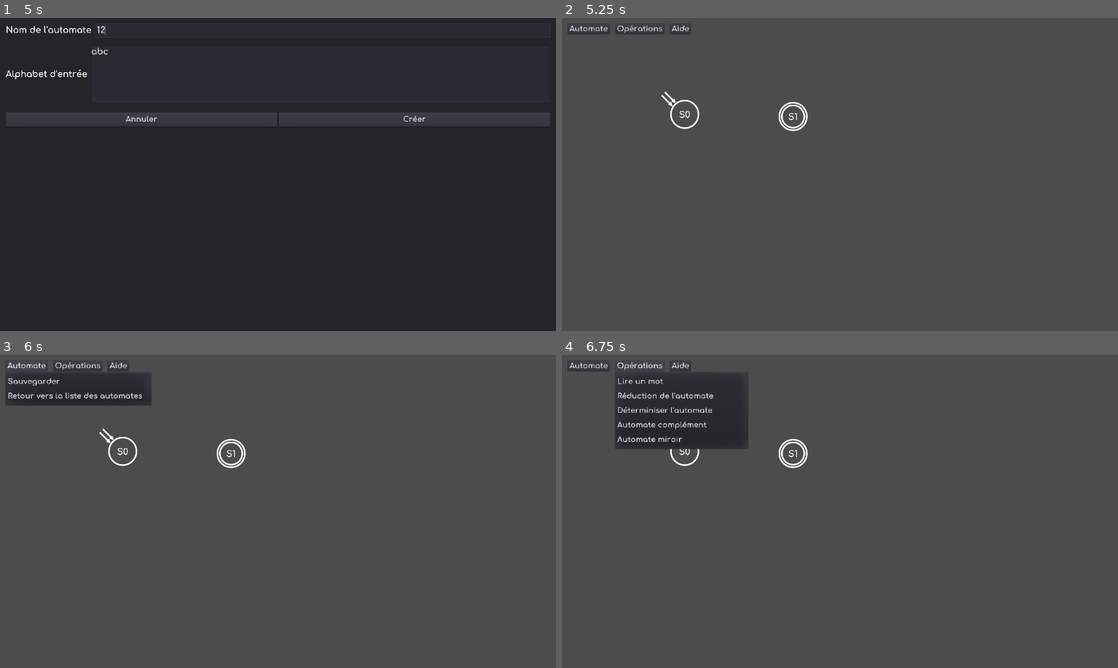
Above: before the commit, frames 1-4 (two rows, left to right).
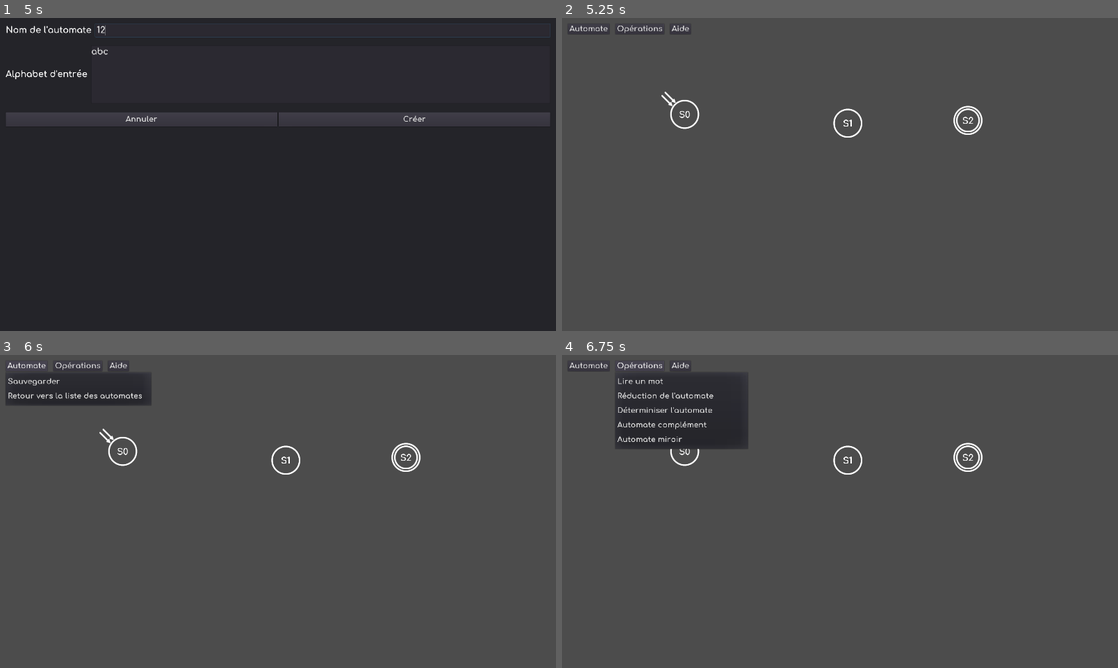
Above: after the commit, the same moments.

Repository: RedaMorsli/Automates
Game: Godot game, scene res://src/activities/MainMenu.tscn
Same seed, same stepped clock (60 frames per second), same inputs: the game is played once before the commit and once after it.
Inputs (mouse positions are in pixels of both pictures, inside the frame that each line leads up to):
- Up to frame 1 (5 s): click "Editer" at 0.5 s; click (544, 33) at 1.25 s; click (322, 30) at 2.02 s; type "12" at 2.1 s; click "Nom de l'automate'" at 2.75 s; click "Annuler" at 3.5 s; click (544, 33) at 4.25 s
- Up to frame 2 (5.25 s): click "Créer" at 5 s
- Up to frame 3 (6 s): click "Automate" at 5.75 s
- Up to frame 4 (6.75 s): click "Opérations" at 6.5 s

Frame 1 is identical in both runs. In frame 2, 0.5% of the frame differs, in the area x 39-76%, y 26-39%; in frame 3, 0.5%; in frame 4, 0.5%.

Commit message:
Adding instruction working

Diff:
--- a/project.godot
+++ b/project.godot
@@ -22,6 +22,7 @@
 [autoload]
 
 App="*res://src/activities/App.tscn"
+EditVars="*res://src/activities/EditVars.gd"
 
 [display]
 
--- a/src/activities/EditAutomate.gd
+++ b/src/activities/EditAutomate.gd
@@ -1,9 +1,12 @@
 extends Node2D
 
 var Etat = preload("res://src/entities/Etat.tscn")
+var Instruction = preload("res://src/entities/Instruction.tscn")
 
 var etat_popup_opened = false
 var last_right_click_position
+
+var last_etat_right_clicked
 
 # Called when the node enters the scene tree for the first time.
 func _ready():
@@ -12,14 +15,15 @@
 func _process(delta):
 	if Input.is_action_just_pressed("ui_right_mouse") and (not etat_popup_opened):
 		last_right_click_position = get_global_mouse_position()
-		$EditCamera/PopupMenuVoid.rect_position = get_global_mouse_position()
-		$EditCamera/PopupMenuVoid.popup()
+		$Popups/PopupMenuVoid.rect_position = get_global_mouse_position()
+		$Popups/PopupMenuVoid.popup()
 
 
-func _on_Etat_right_click_etat():
+func _on_Etat_right_click_etat(etat):
 	etat_popup_opened = true
-	$EditCamera/PopupMenuEtat.rect_position = get_global_mouse_position()
-	$EditCamera/PopupMenuEtat.popup()
+	last_etat_right_clicked = etat
+	$Popups/PopupMenuEtat.rect_position = get_global_mouse_position()
+	$Popups/PopupMenuEtat.popup()
 
 
 func _on_PopupMenuEtat_popup_hide():
@@ -29,13 +33,41 @@
 func _on_PopupMenuVoid_id_pressed(id):
 	match id:
 		0:#New état
-			$EditCamera/NewEtatDialog.popup_centered_ratio(0.2)
+			$Popups/NewEtatDialog.popup_centered_ratio(0.2)
+		1:#New instruction
+			$Popups/NewLinkDialog/VBoxContainer/HBoxContainer2/EtatDebut.clear()
+			$Popups/NewLinkDialog/VBoxContainer/HBoxContainer3/EtatFin.clear()
+			for etat in $Etats.get_children():
+				$Popups/NewLinkDialog/VBoxContainer/HBoxContainer2/EtatDebut.add_item(etat.nom)
+				$Popups/NewLinkDialog/VBoxContainer/HBoxContainer3/EtatFin.add_item(etat.nom)
+			$Popups/NewLinkDialog.popup_centered_ratio(0.4)
 
 
 func _on_NewEtatDialog_confirmed():
 	var new_etat = Etat.instance()
-	new_etat.nom = $EditCamera/NewEtatDialog/VBoxContainer/HBoxContainer/NewName.text
-	new_etat.initial = $EditCamera/NewEtatDialog/VBoxContainer/HBoxContainer2/CheckInitial.pressed
-	new_etat.final = $EditCamera/NewEtatDialog/VBoxContainer/HBoxContainer2/CheckFinal.pressed
+	new_etat.nom = $Popups/NewEtatDialog/VBoxContainer/HBoxContainer/NewName.text
+	new_etat.initial = $Popups/NewEtatDialog/VBoxContainer/HBoxContainer2/CheckInitial.pressed
+	new_etat.final = $Popups/NewEtatDialog/VBoxContainer/HBoxContainer2/CheckFinal.pressed
 	new_etat.position = last_right_click_position
+	new_etat.connect("right_click_etat", self, "_on_Etat_right_click_etat")
 	$Etats.add_child(new_etat)
+
+
+func _on_PopupMenuEtat_id_pressed(id):
+	match id:
+		0:#ajouter instruction
+			#var new_instruciton = Instruction.instance()
+			#EditVars.editing_link = new_instruciton
+			#new_instruciton.etat_debut = last_etat_right_clicked
+			#$Instructions.add_child(new_instruciton)
+			#EditVars.linking = true
+			pass
+
+
+func _on_NewLinkDialog_confirmed():
+	var new_instruction = Instruction.instance()
+	var debut = $Popups/NewLinkDialog/VBoxContainer/HBoxContainer2/EtatDebut.selected
+	var fin = $Popups/NewLinkDialog/VBoxContainer/HBoxContainer3/EtatFin.selected
+	new_instruction.etat_debut = $Etats.get_child(debut)
+	new_instruction.etat_fin = $Etats.get_child(fin)
+	$Instructions.add_child(new_instruction)
--- a/src/activities/EditAutomate.tscn
+++ b/src/activities/EditAutomate.tscn
@@ -17,22 +17,26 @@
 [node name="Visual" type="Node2D" parent="."]
 script = ExtResource( 4 )
 
+[node name="Instructions" type="Node2D" parent="Visual"]
+
 [node name="Etats" type="Node2D" parent="Visual"]
 
 [node name="Etat" parent="Visual/Etats" instance=ExtResource( 1 )]
 position = Vector2( 423.731, 332.38 )
+nom = "S0"
 initial = true
 
 [node name="Etat2" parent="Visual/Etats" instance=ExtResource( 1 )]
-position = Vector2( 798.038, 339.842 )
+position = Vector2( 986.996, 363.218 )
 nom = "S1"
+
+[node name="Etat3" parent="Visual/Etats" instance=ExtResource( 1 )]
+position = Vector2( 1401.92, 353.478 )
+nom = "S2"
 final = true
-
-[node name="Instructions" type="Node2D" parent="Visual"]
 
 [node name="EditCamera" type="Camera2D" parent="Visual"]
 position = Vector2( 960, 540 )
-current = true
 limit_left = -1280
 limit_top = -720
 limit_right = 2560
@@ -40,38 +44,42 @@
 script = ExtResource( 3 )
 is_camera_control_enabeled = false
 
-[node name="PopupMenuEtat" type="PopupMenu" parent="Visual/EditCamera"]
-margin_left = -640.0
-margin_top = -360.0
-margin_right = -290.0
-margin_bottom = -259.0
-custom_fonts/font = ExtResource( 5 )
-custom_constants/vseparation = 20
-custom_constants/hseparation = 20
-items = [ "Nouvelle Instruction", ExtResource( 9 ), 0, false, false, 0, 0, null, "", false, "Editer", ExtResource( 8 ), 0, false, false, 1, 0, null, "", false, "Supprimer", ExtResource( 2 ), 0, false, false, 2, 0, null, "", false ]
-__meta__ = {
-"_edit_use_anchors_": false
-}
-
-[node name="PopupMenuVoid" type="PopupMenu" parent="Visual/EditCamera"]
-margin_left = -640.0
-margin_top = -360.0
-margin_right = -384.0
-margin_bottom = -310.0
-custom_fonts/font = ExtResource( 5 )
-custom_constants/vseparation = 20
-custom_constants/hseparation = 20
-items = [ "Nouveau état", ExtResource( 7 ), 0, false, false, 0, 0, null, "", false ]
-
-[node name="NewEtatDialog" type="ConfirmationDialog" parent="Visual/EditCamera"]
-margin_right = 200.0
-margin_bottom = 96.0
+[node name="Popups" type="Node" parent="Visual"]
+
+[node name="PopupMenuEtat" type="PopupMenu" parent="Visual/Popups"]
+margin_left = 320.0
+margin_top = 180.0
+margin_right = 670.0
+margin_bottom = 280.0
+custom_fonts/font = ExtResource( 5 )
+custom_constants/vseparation = 20
+custom_constants/hseparation = 20
+items = [ "Editer", ExtResource( 8 ), 0, false, false, 0, 0, null, "", false, "Supprimer", ExtResource( 2 ), 0, false, false, 1, 0, null, "", false ]
+__meta__ = {
+"_edit_use_anchors_": false
+}
+
+[node name="PopupMenuVoid" type="PopupMenu" parent="Visual/Popups"]
+margin_left = 320.0
+margin_top = 180.0
+margin_right = 576.0
+margin_bottom = 230.0
+custom_fonts/font = ExtResource( 5 )
+custom_constants/vseparation = 20
+custom_constants/hseparation = 20
+items = [ "Nouveau état", ExtResource( 7 ), 0, false, false, 0, 0, null, "", false, "Nouvelle instruction", ExtResource( 9 ), 0, false, false, 1, 0, null, "", false ]
+
+[node name="NewEtatDialog" type="ConfirmationDialog" parent="Visual/Popups"]
+margin_left = 960.0
+margin_top = 540.0
+margin_right = 1274.0
+margin_bottom = 666.0
 window_title = "Nouveau Etat"
 __meta__ = {
 "_edit_use_anchors_": false
 }
 
-[node name="VBoxContainer" type="VBoxContainer" parent="Visual/EditCamera/NewEtatDialog"]
+[node name="VBoxContainer" type="VBoxContainer" parent="Visual/Popups/NewEtatDialog"]
 margin_left = 8.0
 margin_top = 8.0
 margin_right = 306.0
@@ -80,20 +88,20 @@
 "_edit_use_anchors_": false
 }
 
-[node name="HBoxContainer" type="HBoxContainer" parent="Visual/EditCamera/NewEtatDialog/VBoxContainer"]
+[node name="HBoxContainer" type="HBoxContainer" parent="Visual/Popups/NewEtatDialog/VBoxContainer"]
 margin_right = 298.0
 margin_bottom = 40.0
 size_flags_horizontal = 3
 size_flags_vertical = 3
 
-[node name="Label" type="Label" parent="Visual/EditCamera/NewEtatDialog/VBoxContainer/HBoxContainer"]
+[node name="Label" type="Label" parent="Visual/Popups/NewEtatDialog/VBoxContainer/HBoxContainer"]
 margin_top = 5.0
 margin_right = 188.0
 margin_bottom = 35.0
 custom_fonts/font = ExtResource( 5 )
 text = "Nom de l'état "
 
-[node name="NewName" type="LineEdit" parent="Visual/EditCamera/NewEtatDialog/VBoxContainer/HBoxContainer"]
+[node name="NewName" type="LineEdit" parent="Visual/Popups/NewEtatDialog/VBoxContainer/HBoxContainer"]
 margin_left = 192.0
 margin_right = 298.0
 margin_bottom = 40.0
@@ -103,7 +111,7 @@
 max_length = 4
 caret_blink = true
 
-[node name="HBoxContainer2" type="HBoxContainer" parent="Visual/EditCamera/NewEtatDialog/VBoxContainer"]
+[node name="HBoxContainer2" type="HBoxContainer" parent="Visual/Popups/NewEtatDialog/VBoxContainer"]
 margin_top = 44.0
 margin_right = 298.0
 margin_bottom = 82.0
@@ -111,7 +119,7 @@
 size_flags_vertical = 3
 alignment = 1
 
-[node name="CheckInitial" type="CheckBox" parent="Visual/EditCamera/NewEtatDialog/VBoxContainer/HBoxContainer2"]
+[node name="CheckInitial" type="CheckBox" parent="Visual/Popups/NewEtatDialog/VBoxContainer/HBoxContainer2"]
 margin_left = 46.0
 margin_right = 152.0
 margin_bottom = 38.0
@@ -119,7 +127,7 @@
 custom_fonts/font = ExtResource( 5 )
 text = "Initial"
 
-[node name="CheckFinal" type="CheckBox" parent="Visual/EditCamera/NewEtatDialog/VBoxContainer/HBoxContainer2"]
+[node name="CheckFinal" type="CheckBox" parent="Visual/Popups/NewEtatDialog/VBoxContainer/HBoxContainer2"]
 margin_left = 156.0
 margin_right = 252.0
 margin_bottom = 38.0
@@ -127,10 +135,102 @@
 custom_fonts/font = ExtResource( 5 )
 text = "Final"
 
+[node name="NewLinkDialog" type="ConfirmationDialog" parent="Visual/Popups"]
+margin_right = 200.0
+margin_bottom = 70.0
+window_title = "Nouvelle instruction"
+__meta__ = {
+"_edit_use_anchors_": false
+}
+
+[node name="VBoxContainer" type="VBoxContainer" parent="Visual/Popups/NewLinkDialog"]
+margin_left = 8.0
+margin_top = 8.0
+margin_right = 251.0
+margin_bottom = 160.0
+custom_constants/separation = 20
+
+[node name="HBoxContainer2" type="HBoxContainer" parent="Visual/Popups/NewLinkDialog/VBoxContainer"]
+margin_right = 259.0
+margin_bottom = 36.0
+
+[node name="Debut" type="Label" parent="Visual/Popups/NewLinkDialog/VBoxContainer/HBoxContainer2"]
+margin_top = 3.0
+margin_right = 152.0
+margin_bottom = 33.0
+size_flags_horizontal = 3
+custom_fonts/font = ExtResource( 5 )
+text = "Etat début "
+__meta__ = {
+"_edit_use_anchors_": false
+}
+
+[node name="EtatDebut" type="OptionButton" parent="Visual/Popups/NewLinkDialog/VBoxContainer/HBoxContainer2"]
+margin_left = 156.0
+margin_right = 259.0
+margin_bottom = 36.0
+size_flags_horizontal = 3
+custom_fonts/font = ExtResource( 5 )
+text = "Etat"
+__meta__ = {
+"_edit_use_anchors_": false
+}
+
+[node name="HBoxContainer4" type="HBoxContainer" parent="Visual/Popups/NewLinkDialog/VBoxContainer"]
+margin_top = 56.0
+margin_right = 259.0
+margin_bottom = 96.0
+
+[node name="MotLus" type="Label" parent="Visual/Popups/NewLinkDialog/VBoxContainer/HBoxContainer4"]
+margin_top = 5.0
+margin_right = 133.0
+margin_bottom = 35.0
+size_flags_horizontal = 3
+custom_fonts/font = ExtResource( 5 )
+text = "Mot à lire"
+__meta__ = {
+"_edit_use_anchors_": false
+}
+
+[node name="EtatDebut" type="LineEdit" parent="Visual/Popups/NewLinkDialog/VBoxContainer/HBoxContainer4"]
+margin_left = 137.0
+margin_right = 259.0
+margin_bottom = 40.0
+size_flags_horizontal = 3
+custom_fonts/font = ExtResource( 5 )
+
+[node name="HBoxContainer3" type="HBoxContainer" parent="Visual/Popups/NewLinkDialog/VBoxContainer"]
+margin_top = 116.0
+margin_right = 259.0
+margin_bottom = 152.0
+
+[node name="Fin" type="Label" parent="Visual/Popups/NewLinkDialog/VBoxContainer/HBoxContainer3"]
+margin_top = 3.0
+margin_right = 127.0
+margin_bottom = 33.0
+size_flags_horizontal = 3
+custom_fonts/font = ExtResource( 5 )
+text = "Etat fin"
+__meta__ = {
+"_edit_use_anchors_": false
+}
+
+[node name="EtatFin" type="OptionButton" parent="Visual/Popups/NewLinkDialog/VBoxContainer/HBoxContainer3"]
+margin_left = 131.0
+margin_right = 259.0
+margin_bottom = 36.0
+size_flags_horizontal = 3
+custom_fonts/font = ExtResource( 5 )
+text = "Etat"
+__meta__ = {
+"_edit_use_anchors_": false
+}
+
 [node name="GUI" type="Control" parent="."]
 anchor_right = 1.0
 script = ExtResource( 10 )
 __meta__ = {
+"_edit_lock_": true,
 "_edit_use_anchors_": false
 }
 
@@ -213,9 +313,12 @@
 }
 [connection signal="right_click_etat" from="Visual/Etats/Etat" to="Visual" method="_on_Etat_right_click_etat"]
 [connection signal="right_click_etat" from="Visual/Etats/Etat2" to="Visual" method="_on_Etat_right_click_etat"]
-[connection signal="popup_hide" from="Visual/EditCamera/PopupMenuEtat" to="Visual" method="_on_PopupMenuEtat_popup_hide"]
-[connection signal="id_pressed" from="Visual/EditCamera/PopupMenuVoid" to="Visual" method="_on_PopupMenuVoid_id_pressed"]
-[connection signal="confirmed" from="Visual/EditCamera/NewEtatDialog" to="Visual" method="_on_NewEtatDialog_confirmed"]
+[connection signal="right_click_etat" from="Visual/Etats/Etat3" to="Visual" method="_on_Etat_right_click_etat"]
+[connection signal="id_pressed" from="Visual/Popups/PopupMenuEtat" to="Visual" method="_on_PopupMenuEtat_id_pressed"]
+[connection signal="popup_hide" from="Visual/Popups/PopupMenuEtat" to="Visual" method="_on_PopupMenuEtat_popup_hide"]
+[connection signal="id_pressed" from="Visual/Popups/PopupMenuVoid" to="Visual" method="_on_PopupMenuVoid_id_pressed"]
+[connection signal="confirmed" from="Visual/Popups/NewEtatDialog" to="Visual" method="_on_NewEtatDialog_confirmed"]
+[connection signal="confirmed" from="Visual/Popups/NewLinkDialog" to="Visual" method="_on_NewLinkDialog_confirmed"]
 [connection signal="pressed" from="GUI/MarginContainer/HBoxContainer/Automate" to="GUI" method="_on_Automate_pressed"]
 [connection signal="pressed" from="GUI/MarginContainer/HBoxContainer/Operations" to="GUI" method="_on_Operations_pressed"]
 [connection signal="pressed" from="GUI/MarginContainer/HBoxContainer/Aide" to="GUI" method="_on_Aide_pressed"]
--- /dev/null
+++ b/src/activities/EditVars.gd
@@ -0,0 +1,12 @@
+extends Node
+
+var linking : bool = false
+var editing_link
+
+func _ready():
+	pass
+
+func link_with(etat):
+	editing_link.set_etat_fin(etat)
+	editing_link = null
+	linking = false
--- a/src/entities/Etat.gd
+++ b/src/entities/Etat.gd
@@ -1,11 +1,12 @@
 extends KinematicBody2D
 
 
-export var nom : String = "S0"
+export var nom : String
 export var final : bool
 export var initial : bool
 
-signal right_click_etat()
+signal right_click_etat(etat)
+signal etat_linked(etat_fin)
 
 var drag = false
 var drag_start_position
@@ -18,8 +19,11 @@
 		$SpriteInitial.hide()
 
 func _process(delta):
-	if drag and Input.is_action_pressed("click"):
+	if (drag) and (Input.is_action_pressed("click")) and (not EditVars.linking):
 		move_and_slide((get_global_mouse_position() - position) * 50)
+	if Input.is_action_just_pressed("click") and EditVars.linking:
+		EditVars.link_with(self)
+		drag = false
 
 func _on_Etat_input_event(viewport, event, shape_idx):
 	if event is InputEventMouseButton:
@@ -28,4 +32,4 @@
 		else:
 			drag = false
 	if event.is_action_pressed("ui_right_mouse"):
-		emit_signal("right_click_etat")
+		emit_signal("right_click_etat", self)
--- a/src/entities/Instruction.gd
+++ b/src/entities/Instruction.gd
@@ -8,8 +8,18 @@
 
 # Called when the node enters the scene tree for the first time.
 func _ready():
-	$Line2D.add_point(etat_debut.position)
-	$Line2D.add_point(etat_fin.position)
+	pass
 
 func _process(delta):
-	pass
+		$Line2D.set_point_position(0, etat_debut.position)
+		$Line2D.set_point_position(1, etat_fin.position)
+
+func set_etat_fin(etat):
+	etat_fin = etat
+	for i in range($Line2D.points.size()):
+		if i == 0:
+			continue
+		else:
+			$Line2D.remove_point(i)
+	$Line2D.add_point(etat_fin.position)
+	print(etat_debut.nom, etat_fin.nom)
--- a/src/entities/Instruction.tscn
+++ b/src/entities/Instruction.tscn
@@ -6,4 +6,5 @@
 script = ExtResource( 1 )
 
 [node name="Line2D" type="Line2D" parent="."]
+points = PoolVector2Array( 214.424, 469.511, 1470.54, 472.161 )
 default_color = Color( 1, 1, 1, 1 )
